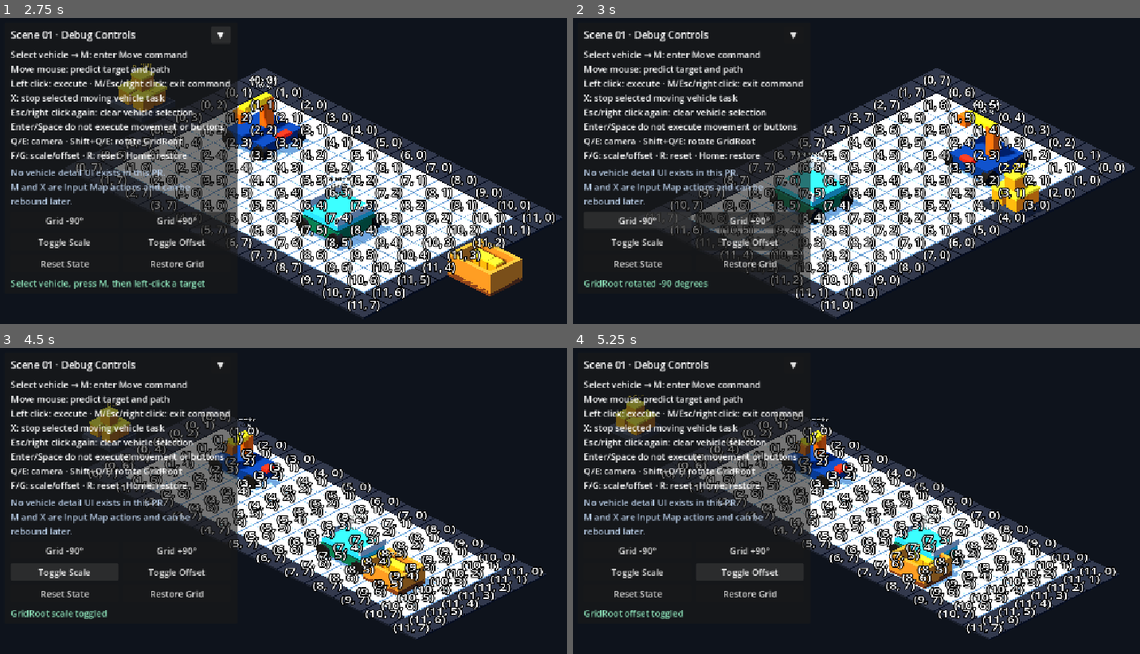
Above: before the commit, frames 1-4 (two rows, left to right).
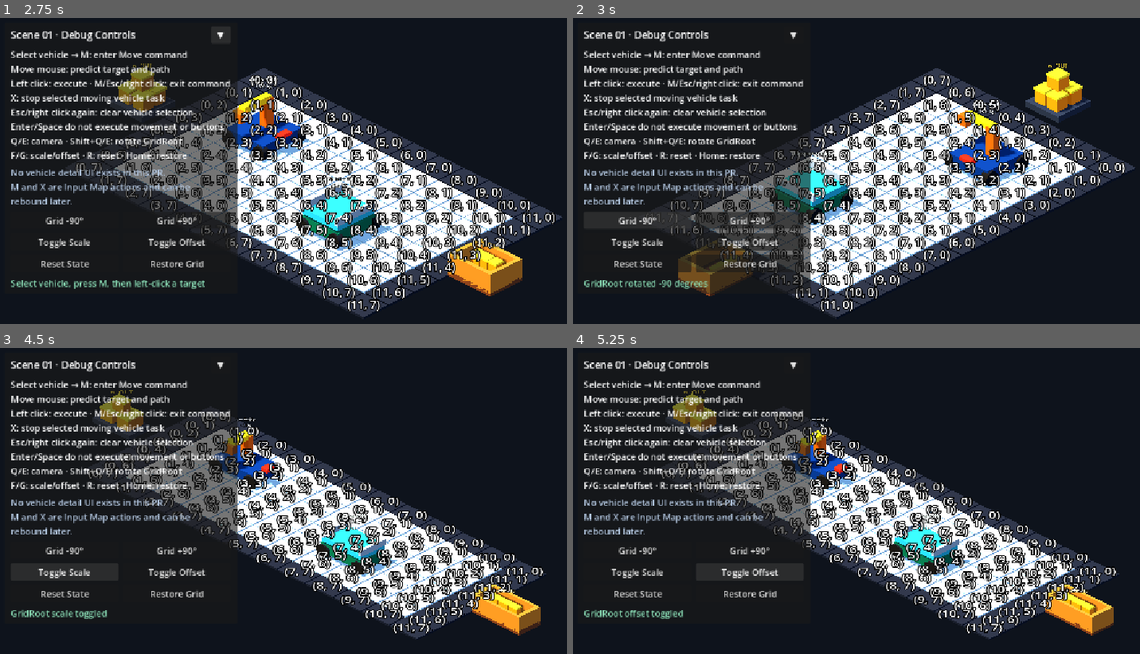
Above: after the commit, the same moments.

Repository: Ri0n72Y/automata
Game: Godot game, scene res://scenes/scene_01/scene_01_basic_packing.tscn
Two runs of this game, one before a commit and one after it. Both use one fixed random seed, a clock stepped at 60 frames per second and the inputs below.
Inputs:
- Up to frame 1 (2.75 s): click "▶" at 0.5 s; click "▼" at 1.25 s; click "▶" at 2 s
- Up to frame 2 (3 s): click "Grid -90°" at 2.75 s
- Up to frame 3 (4.5 s): click "Grid +90°" at 3.5 s; click "Toggle Scale" at 4.25 s
- Up to frame 4 (5.25 s): click "Toggle Offset" at 5 s

Frame 1 is identical in both runs. In frame 2, 3.0% of the frame differs, in the area x 18-92%, y 14-91%; in frame 3, 2.8%; in frame 4, 3.1%, in the area x 6-96%, y 13-95%.

Commit message:
[codex]fix(scene-01): attach object root grid follower

Diff:
--- a/scenes/scene_01/scene_01_basic_packing.tscn
+++ b/scenes/scene_01/scene_01_basic_packing.tscn
@@ -14,6 +14,7 @@
 [ext_resource type="Script" path="res://scripts/scene_01/scene_01_object_manager.gd" id="12_object_manager"]
 [ext_resource type="PackedScene" path="res://scenes/scene_01/objects/infinite_block_pile.tscn" id="13_item_source"]
 [ext_resource type="PackedScene" path="res://scenes/scene_01/objects/standard_box.tscn" id="14_item_receiver"]
+[ext_resource type="Script" path="res://scripts/scene_01/grid_transform_follower.gd" id="15_grid_follower"]
 
 [node name="Scene01BasicPacking" type="Node3D"]
 script = ExtResource("1_controller")
@@ -60,6 +61,7 @@
 
 [node name="ObjectRoot" type="Node3D" parent="SceneRoot"]
 unique_name_in_owner = true
+script = ExtResource("15_grid_follower")
 
 [node name="Scene01ObjectManager" type="Node3D" parent="SceneRoot/ObjectRoot"]
 unique_name_in_owner = true
Not shown: 1 places in scenes/scene_01/scene_01_basic_packing.tscn that only renumber resources
